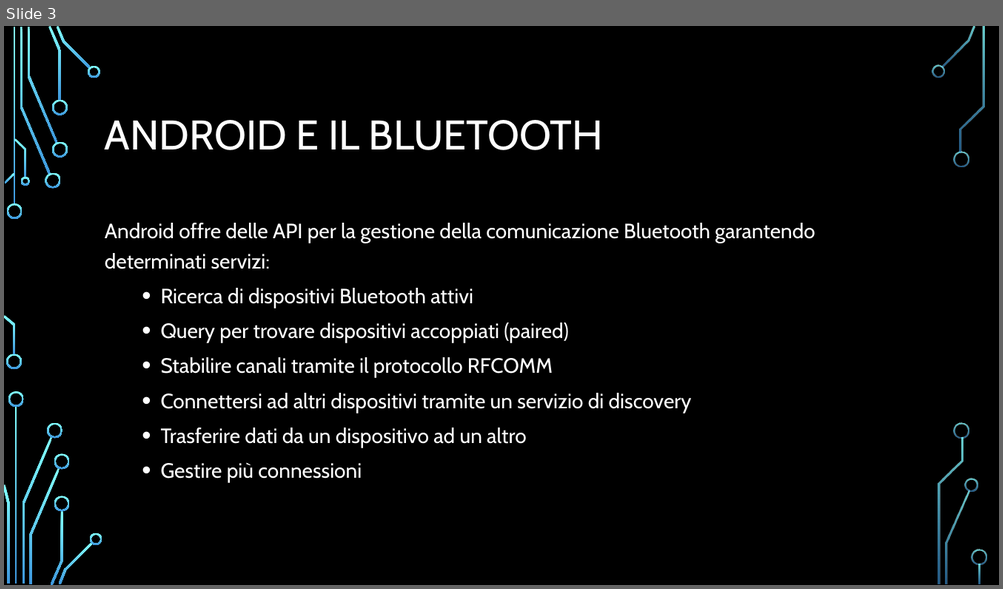
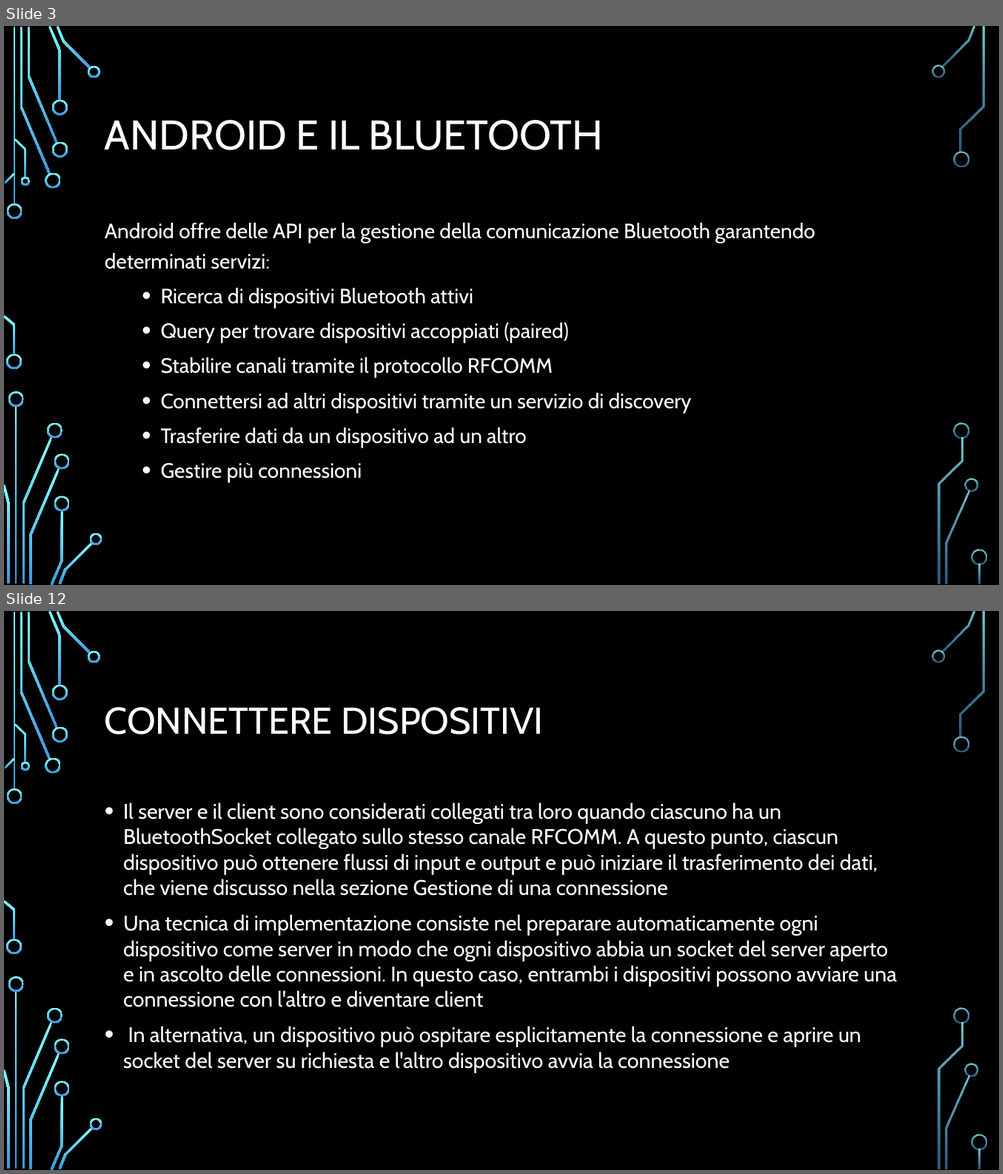
Before and after one commit to FNX-hub/ProgettoMP, a slide deck: Bluetooth.pptx. Shown one above the other, each under a label of ours: slide 3 before the commit, slides 3 and 12 after it; the slides between them are not shown. The pictures are 1003x589 and 1003x1174 pixels, drawn with LibreOffice and Linux fonts; fonts in the diff are those of the drawing; background and template pictures are left out. Boxes give left, top, right and bottom in pixels: in the first picture for what was removed or moved away, otherwise in the second. Text is boxed around its words. In the diff, an @@ line names an element or a change of style, - is before the commit and + after.

```diff
--- a/Bluetooth.pptx
+++ b/Bluetooth.pptx
@@ slide 12 added at box(4, 611, 999, 1170), background picture (left out); not listed: 36 template elements that a slide beside it also shows @@
@@ title added at box(105, 707, 543, 735), 36 pt, text #FFFFFF @@
+CONNETTERE DISPOSITIVI
@@ text added at box(123, 803, 896, 1073), 20.4 pt, text #FFFFFF @@
+• Il server e il client sono considerati collegati tra loro quando ciascuno ha un BluetoothSocket collegato sullo stesso canale RFCOMM. A questo punto, ciascun dispositivo può ottenere flussi di input e output e può iniziare il trasferimento dei dati, che viene discusso nella sezione Gestione di una connessione
+• Una tecnica di implementazione consiste nel preparare automaticamente ogni dispositivo come server in modo che ogni dispositivo abbia un socket del server aperto e in ascolto delle connessioni. In questo caso, entrambi i dispositivi possono avviare una connessione con l'altro e diventare client
+• In alternativa, un dispositivo può ospitare esplicitamente la connessione e aprire un socket del server su richiesta e l'altro dispositivo avvia la connessione
```
Also in this commit, not shown: 2 slides changed, 8 other slides added.
